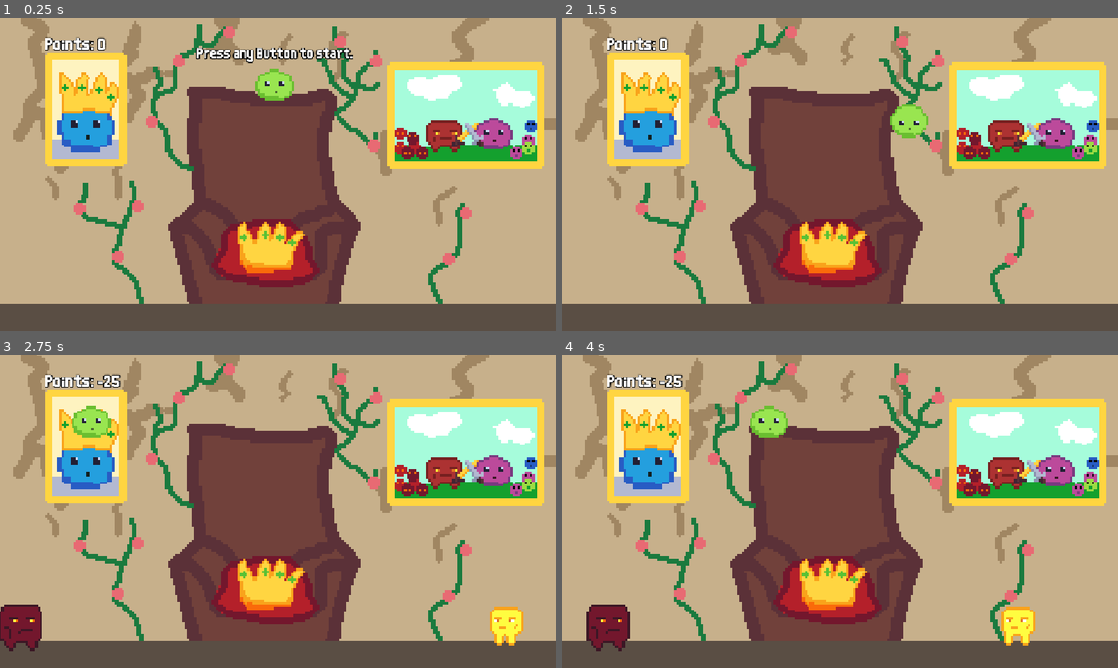
Above: before the commit, frames 1-4 (two rows, left to right).
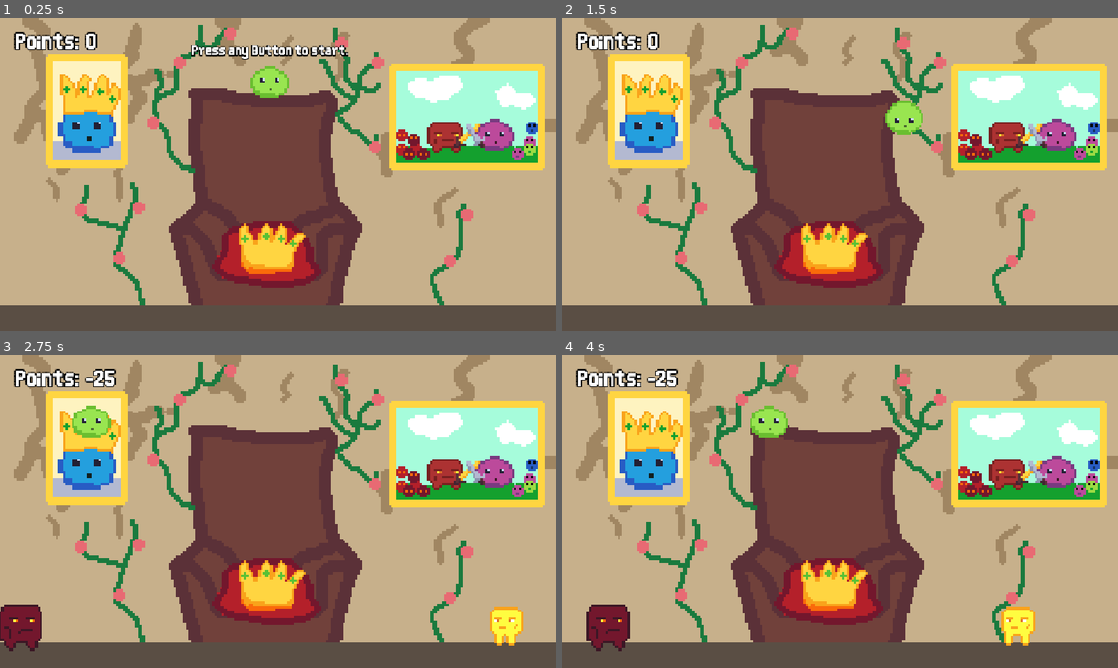
Above: after the commit, the same moments.

Repository: gnampfkuchen-oss/King-of-Blob
Game: Godot game, scene res://Scenes/main.tscn
Two runs of this game, one before a commit and one after it. Both use one fixed random seed, a clock stepped at 60 frames per second and the inputs below. Sound files missing from this copy of the repository are replaced by a short silence.
Inputs:
- Up to frame 1 (0.25 s): no input
- Up to frame 2 (1.5 s): tap Enter at 0.5 s; hold Right (right) from 0.53 s (still down); tap Tab (upgrades) at 0.77 s; tap Space at 1.25 s
- Up to frame 3 (2.75 s): tap Tab (upgrades) at 1.52 s; release Right (right) at 2.03 s; hold Left (left) from 2.03 s (still down)
- Up to frame 4 (4 s): release Left (left) at 2.78 s; hold Right (right) from 2.78 s (still down); tap Tab (upgrades) at 3.02, 3.77 s; tap Enter at 3.5 s

The runs differ from the first frame. In frame 1, 9.1% of the frame differs, in the area x 0-100%, y 0-92%; in frame 2, 8.2%; in frame 3, 7.7%; in frame 4, 7.9%.

Commit message:
some changes

Diff:
--- /dev/null
+++ b/new-game-project/Assets/theme.tres
@@ -0,0 +1,6 @@
+[gd_resource type="Theme" format=3 uid="uid://blcbru8646igo"]
+
+[ext_resource type="FontFile" uid="uid://b65vgsjbe3pqt" path="res://Assets/Thin Sans.ttf" id="1_0dftj"]
+
+[resource]
+default_font = ExtResource("1_0dftj")
--- a/new-game-project/Scenes/main.tscn
+++ b/new-game-project/Scenes/main.tscn
@@ -10,6 +10,8 @@
 [ext_resource type="PackedScene" uid="uid://dpwnkptxjmhuh" path="res://Scenes/enemy1_R.tscn" id="5_kry3j"]
 [ext_resource type="PackedScene" uid="uid://b4votsl1qhwnv" path="res://Scenes/enemy2_L.tscn" id="8_6iyac"]
 [ext_resource type="PackedScene" uid="uid://bp0gnlblxc7ox" path="res://Scenes/enemy3_L.tscn" id="9_fdnlq"]
+[ext_resource type="Script" uid="uid://bnqg3udng60m8" path="res://Scripts/camera_2d.gd" id="11_d1ilt"]
+[ext_resource type="Texture2D" uid="uid://bk75j7xl8dcxq" path="res://Assets/Graphics/tronesaal.png" id="12_6iyac"]
 
 [sub_resource type="RectangleShape2D" id="RectangleShape2D_23856"]
 size = Vector2(24.75, 14)
@@ -21,7 +23,7 @@
 [node name="Arena" type="StaticBody2D" parent="." unique_id=1277637875]
 
 [node name="ground" type="CollisionShape2D" parent="Arena" unique_id=302052746]
-position = Vector2(578, 640)
+position = Vector2(578.00006, 638.99994)
 scale = Vector2(59.207085, -1.9795862)
 shape = SubResource("RectangleShape2D_23856")
 
@@ -36,7 +38,7 @@
 autostart = true
 
 [node name="Player" parent="." unique_id=83968270 instance=ExtResource("1_jjgbg")]
-position = Vector2(550, 159.055)
+position = Vector2(540, 153)
 
 [node name="Spawner R" type="Node2D" parent="." unique_id=526468442]
 position = Vector2(1219, 600)
@@ -51,6 +53,20 @@
 [node name="UI" parent="." unique_id=1071254360 instance=ExtResource("2_21xkr")]
 visible = false
 
+[node name="Camera2D" type="Camera2D" parent="." unique_id=1868890041]
+position = Vector2(557, 343)
+script = ExtResource("11_d1ilt")
+
+[node name="Background" type="CanvasLayer" parent="." unique_id=2030882292]
+layer = -1
+follow_viewport_enabled = true
+
+[node name="Tronesaal" type="Sprite2D" parent="Background" unique_id=1251588431]
+position = Vector2(577.5, 325)
+scale = Vector2(5, 5)
+texture = ExtResource("12_6iyac")
+
 [connection signal="timeout" from="Spawner L/Timer" to="Spawner L" method="_on_timer_timeout"]
 [connection signal="point" from="Player" to="." method="_on_player_point"]
+[connection signal="point" from="Player" to="Camera2D" method="_on_player_point"]
 [connection signal="timeout" from="Spawner R/Timer" to="Spawner R" method="_on_timer_timeout"]
--- a/new-game-project/Scenes/player.tscn
+++ b/new-game-project/Scenes/player.tscn
@@ -8,6 +8,7 @@
 [ext_resource type="AudioStream" uid="uid://dlk2uh0q8i5q" path="res://Assets/Sounds/lose.mp3" id="6_x3wgy"]
 [ext_resource type="FontFile" uid="uid://b65vgsjbe3pqt" path="res://Assets/Thin Sans.ttf" id="7_3smsa"]
 [ext_resource type="AudioStream" uid="uid://dhkfifwa5yrsa" path="res://Assets/Sounds/countdown.mp3" id="7_8erm5"]
+[ext_resource type="Texture2D" uid="uid://cnyw48yxawclf" path="res://Assets/Graphics/dustparticle1.png" id="9_f1ek2"]
 
 [sub_resource type="CapsuleShape2D" id="CapsuleShape2D_ejmsa"]
 radius = 36.0
@@ -84,6 +85,27 @@
 theme_override_fonts/font = ExtResource("7_3smsa")
 text = "Press any Button to start."
 
+[node name="Dust" type="CPUParticles2D" parent="." unique_id=572248935]
+position = Vector2(0, 23)
+rotation = 1.5707964
+emitting = false
+amount = 10
+texture = ExtResource("9_f1ek2")
+lifetime = 0.5
+one_shot = true
+explosiveness = 1.0
+randomness = 0.5
+lifetime_randomness = 1.0
+emission_shape = 6
+emission_ring_inner_radius = 0.8
+emission_ring_radius = 1.0
+direction = Vector2(10, 6)
+spread = 140.0
+gravity = Vector2(0, 750)
+initial_velocity_min = 200.0
+initial_velocity_max = 300.0
+color = Color(0.3466132, 0.056505345, 0.085510366, 1)
+
 [connection signal="area_entered" from="Area2D" to="." method="_on_area_2d_area_entered"]
 [connection signal="body_entered" from="Area2D" to="." method="_on_area_2d_body_entered"]
 [connection signal="finished" from="lose" to="." method="_on_lose_finished"]
--- a/new-game-project/Scenes/ui.tscn
+++ b/new-game-project/Scenes/ui.tscn
@@ -2,7 +2,6 @@
 
 [ext_resource type="FontFile" uid="uid://b65vgsjbe3pqt" path="res://Assets/Thin Sans.ttf" id="1_jxero"]
 [ext_resource type="Script" uid="uid://c2yqybr8u0cd" path="res://Scripts/ui.gd" id="1_nf4gj"]
-[ext_resource type="Texture2D" uid="uid://bk75j7xl8dcxq" path="res://Assets/Graphics/tronesaal.png" id="4_2246s"]
 
 [node name="UI" type="CanvasLayer" unique_id=299683093]
 process_mode = 3
@@ -16,28 +15,23 @@
 metadata/_edit_group_ = true
 
 [node name="Pointlabel" type="Label" parent="Points" unique_id=984591047]
-offset_left = 11.0
-offset_right = 141.0
-offset_bottom = 50.0
-theme_override_constants/outline_size = 7
+offset_left = -49.655
+offset_top = -14.184999
+offset_right = 112.345
+offset_bottom = 50.815002
+theme_override_constants/outline_size = 10
 theme_override_fonts/font = ExtResource("1_jxero")
-theme_override_font_sizes/font_size = 20
+theme_override_font_sizes/font_size = 26
 text = "Points: "
+metadata/_edit_use_anchors_ = true
 
-[node name="Points" type="Label" parent="Points" unique_id=748788024]
-offset_left = 120.0
-offset_top = 1.0
-offset_right = 240.0
-offset_bottom = 51.0
-theme_override_constants/outline_size = 7
+[node name="Points" type="Label" parent="Points" unique_id=1614200075]
+offset_left = 96.345
+offset_top = -14.184999
+offset_right = 256.69
+offset_bottom = 50.815002
+theme_override_constants/outline_size = 10
 theme_override_fonts/font = ExtResource("1_jxero")
-theme_override_font_sizes/font_size = 20
+theme_override_font_sizes/font_size = 26
 text = "0"
-
-[node name="CanvasLayer" type="CanvasLayer" parent="." unique_id=1763689367]
-layer = -1
-
-[node name="Tronesaal" type="Sprite2D" parent="CanvasLayer" unique_id=1716690077]
-position = Vector2(574.9999, 322.00003)
-scale = Vector2(5, 5)
-texture = ExtResource("4_2246s")
+metadata/_edit_use_anchors_ = true
--- a/new-game-project/Scenes/won.tscn
+++ b/new-game-project/Scenes/won.tscn
@@ -31,28 +31,30 @@
 animation = &"won"
 frame_progress = 0.64241725
 
-[node name="Label" type="Label" parent="." unique_id=71518717]
-offset_left = -104.00001
-offset_top = -63.000008
-offset_right = 107.99999
-offset_bottom = -23.000008
-theme_override_constants/outline_size = 6
-theme_override_fonts/font = ExtResource("4_0wrid")
-theme_override_font_sizes/font_size = 14
-text = "You are King of Blob!"
-
 [node name="AudioStreamPlayer" type="AudioStreamPlayer" parent="." unique_id=300867352]
 stream = ExtResource("5_d780e")
 volume_db = 10.035
 autoplay = true
 
-[node name="Label2" type="Label" parent="." unique_id=126231077]
-offset_left = -105.8
-offset_top = 47.59999
-offset_right = 106.2
-offset_bottom = 87.59999
-theme_override_constants/outline_size = 6
+[node name="CanvasLayer" type="CanvasLayer" parent="." unique_id=829737502]
+
+[node name="Label" type="Label" parent="CanvasLayer" unique_id=71518717]
+offset_left = 272.0
+offset_top = -1.0
+offset_right = 872.0
+offset_bottom = 99.0
+theme_override_constants/outline_size = 15
 theme_override_fonts/font = ExtResource("4_0wrid")
-theme_override_font_sizes/font_size = 5
-text = "A Game by Jurek, Jakob and Elias    Thank you for Playing!"
+theme_override_font_sizes/font_size = 40
+text = "You are King of Blob!"
+
+[node name="Label2" type="Label" parent="CanvasLayer" unique_id=126231077]
+offset_left = 6.000061
+offset_top = 597.0
+offset_right = 1147.0
+offset_bottom = 642.0
+theme_override_constants/outline_size = 10
+theme_override_fonts/font = ExtResource("4_0wrid")
+theme_override_font_sizes/font_size = 18
+text = "A Game by Jurek, Jakob and Elias                                                          Thank you for Playing!"
 horizontal_alignment = 1
--- /dev/null
+++ b/new-game-project/Scripts/ConfigFileHandler.gd
@@ -0,0 +1,20 @@
+extends Node
+
+var config = ConfigFile.new()
+const SETTINGS_FILE_PATH = "user://settings.ini"
+
+func _ready() -> void:
+	if FileAccess.file_exists(SETTINGS_FILE_PATH):
+		config.load(SETTINGS_FILE_PATH)
+		load_vars()
+	else:
+		Global.points = 0
+		save_vars()
+
+
+func save_vars():
+	config.set_value("vars", "points", Global.points)
+	config.save(SETTINGS_FILE_PATH)
+
+func load_vars():
+	Global.points = config.get_value("vars", "points")
--- a/new-game-project/Scripts/Global.gd
+++ b/new-game-project/Scripts/Global.gd
@@ -1,12 +1,3 @@
 extends Node
 
 var points:int = 0
-
-# Called when the node enters the scene tree for the first time.
-func _ready() -> void:
-	pass # Replace with function body.
-
-
-# Called every frame. 'delta' is the elapsed time since the previous frame.
-func _process(_delta: float) -> void:
-	pass
--- /dev/null
+++ b/new-game-project/Scripts/camera_2d.gd
@@ -0,0 +1,22 @@
+extends Camera2D
+
+
+# Called when the node enters the scene tree for the first time.
+func _ready() -> void:
+	pass # Replace with function body.
+
+
+# Called every frame. 'delta' is the elapsed time since the previous frame.
+func _process(_delta: float) -> void:
+	pass
+
+func shake(intensity: float = 15.0, duration: float = 0.3) -> void:
+	var tween = create_tween()
+	for i in 2:
+		var random_offset = Vector2(randf_range(-intensity, intensity), randf_range(-intensity, intensity))
+		tween.tween_property(self, "offset", random_offset, duration / 15.0)
+	tween.tween_property(self, "offset", Vector2.ZERO, duration / 15.0)
+
+func _on_player_point(_pointss: int) -> void:
+	shake()
+	pass
--- a/new-game-project/Scripts/main.gd
+++ b/new-game-project/Scripts/main.gd
@@ -3,17 +3,16 @@
 var BOSS_SCENE = preload("res://Scenes/boss.tscn")
 var spawned = false
 
-var points = 0
 
 # Called when the node enters the scene tree for the first time.
 func _ready() -> void:
-	pass
+	$UI/Points/Points.text = str(Global.points)
 
 
 # Called every frame. 'delta' is the elapsed time since the previous frame.
 func _process(_delta: float) -> void:
-	$UI/Points/Points.text = str(points)
-	if (points >= 1000) and (not spawned):
+	$UI/Points/Points.text = str(Global.points)
+	if (Global.points >= 1000) and (not spawned):
 		var enemy_instance = BOSS_SCENE.instantiate()
 		enemy_instance.position = Vector2(1000, 600 - 20)
 		add_child(enemy_instance)
@@ -21,4 +20,5 @@
 
 
 func _on_player_point(pointss) -> void:
-	points += pointss
+	Global.points += pointss
+	ConfigFileHandler.save_vars()
--- a/new-game-project/Scripts/player.gd
+++ b/new-game-project/Scripts/player.gd
@@ -48,7 +48,7 @@
 func _on_area_2d_area_entered(area: Area2D) -> void:
 	$smash.play()
 	if area.is_in_group("enemy1"):
-		bouncefunc(600)
+		bouncefunc(550)
 		point.emit(1 * damage)
 	elif area.is_in_group("enemy2"):
 		bouncefunc(650)
@@ -56,6 +56,7 @@
 	elif area.is_in_group("enemy3"):
 		bouncefunc(300)
 		point.emit(1 * damage)
+		#$Dust.emitting = true
 	elif area.is_in_group("boss"):
 		point.emit(5 * damage)
 		bouncefunc(600)
@@ -70,6 +71,5 @@
 	$Countdown.play()
 
 
-
 func _on_countdown_finished() -> void:
 	gravity = 15
--- a/new-game-project/project.godot
+++ b/new-game-project/project.godot
@@ -19,6 +19,7 @@
 
 Global="*uid://du61kcsc8xa3f"
 Musik="*uid://dsu6oup1v63dy"
+ConfigFileHandler="*uid://n7opxts6dsb3"
 
 [display]
 
Binary file added: new-game-project/Assets/Graphics/dustparticle1.png
Not shown, changed: new-game-project/Assets/Graphics/dustparticle1.png.import
Binary file added: new-game-project/Assets/Graphics/dustparticle2.png
Not shown, changed: new-game-project/Assets/Graphics/dustparticle2.png.import
Binary file removed: new-game-project/Assets/Graphics/enemy1.png
Not shown, removed: new-game-project/Assets/Graphics/enemy1.png.import
Binary file removed: new-game-project/Assets/Graphics/test.png
Binary file removed: new-game-project/Assets/Graphics/test_02.png
Not shown, added: new-game-project/Scripts/ConfigFileHandler.gd.uid
Not shown, added: new-game-project/Scripts/camera_2d.gd.uid
